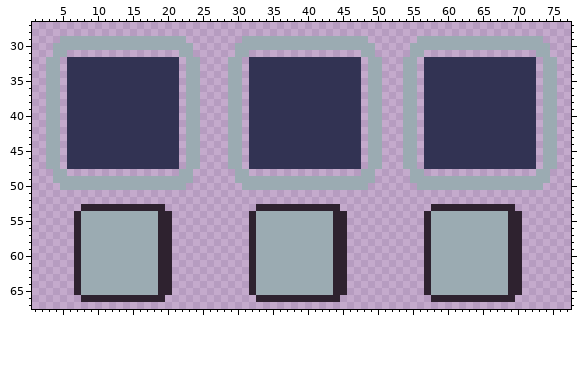
One commit to this sprite sheet: gmtk2024/sprites/ui/spell selection.png. The picture above is the old version.
The file is 80x80 pixels. Shown: x 1..77, y 27..67.
After:
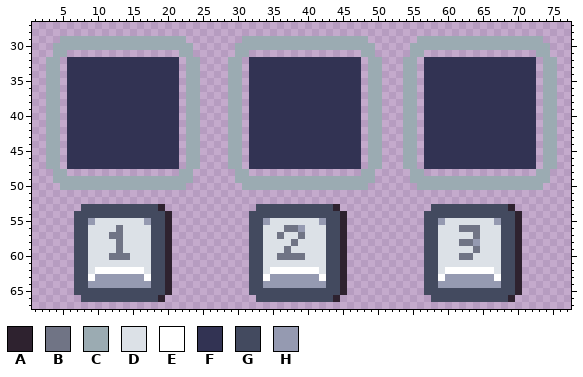
Palette (. is transparent): A #2e222f  B #707485  C #9babb2  D #dce1e7  E #ffffff  F #323353  G #434a5f  H #959ab1
Changes in this commit:
@@ x 1..77 @@
 52 .............................................................................
-53 .......AAAAAAAAAAAA.............AAAAAAAAAAAA.............AAAAAAAAAAAA........
-54 ......ACCCCCCCCCCCAA...........ACCCCCCCCCCCAA...........ACCCCCCCCCCCAA.......
-55 ......ACCCCCCCCCCCAA...........ACCCCCCCCCCCAA...........ACCCCCCCCCCCAA.......
-56 ......ACCCCCCCCCCCAA...........ACCCCCCCCCCCAA...........ACCCCCCCCCCCAA.......
-57 ......ACCCCCCCCCCCAA...........ACCCCCCCCCCCAA...........ACCCCCCCCCCCAA.......
-58 ......ACCCCCCCCCCCAA...........ACCCCCCCCCCCAA...........ACCCCCCCCCCCAA.......
-59 ......ACCCCCCCCCCCAA...........ACCCCCCCCCCCAA...........ACCCCCCCCCCCAA.......
-60 ......ACCCCCCCCCCCAA...........ACCCCCCCCCCCAA...........ACCCCCCCCCCCAA.......
-61 ......ACCCCCCCCCCCAA...........ACCCCCCCCCCCAA...........ACCCCCCCCCCCAA.......
-62 ......ACCCCCCCCCCCAA...........ACCCCCCCCCCCAA...........ACCCCCCCCCCCAA.......
-63 ......ACCCCCCCCCCCAA...........ACCCCCCCCCCCAA...........ACCCCCCCCCCCAA.......
-64 ......ACCCCCCCCCCCAA...........ACCCCCCCCCCCAA...........ACCCCCCCCCCCAA.......
-65 ......ACCCCCCCCCCCAA...........ACCCCCCCCCCCAA...........ACCCCCCCCCCCAA.......
-66 .......AAAAAAAAAAAA.............AAAAAAAAAAAA.............AAAAAAAAAAAA........
+53 .......GGGGGGGGGGGA.............GGGGGGGGGGGA.............GGGGGGGGGGGA........
+54 ......GGGGGGGGGGGGGA...........GGGGGGGGGGGGGA...........GGGGGGGGGGGGGA.......
+55 ......GGHDDDDDDDHGGA...........GGHDDDDDDDHGGA...........GGHDDDDDDDHGGA.......
+56 ......GGDDDDBDDDDGGA...........GGDDDBBHDDDGGA...........GGDDDBBBDDDGGA.......
+57 ......GGDDDBBDDDDGGA...........GGDDBDDBDDDGGA...........GGDDDDDBDDDGGA.......
+58 ......GGDDDDBDDDDGGA...........GGDDDDBDDDDGGA...........GGDDDBBHDDDGGA.......
+59 ......GGDDDDBDDDDGGA...........GGDDDBDDDDDGGA...........GGDDDDDBDDDGGA.......
+60 ......GGDDDBBBDDDGGA...........GGDDBBBBDDDGGA...........GGDDDBBDDDDGGA.......
+61 ......GGDDDDDDDDDGGA...........GGDDDDDDDDDGGA...........GGDDDDDDDDDGGA.......
+62 ......GGDEEEEEEEDGGA...........GGDEEEEEEEDGGA...........GGDEEEEEEEDGGA.......
+63 ......GGEHHHHHHHEGGA...........GGEHHHHHHHEGGA...........GGEHHHHHHHEGGA.......
+64 ......GGHHHHHHHHHGGA...........GGHHHHHHHHHGGA...........GGHHHHHHHHHGGA.......
+65 ......GGGGGGGGGGGGGA...........GGGGGGGGGGGGGA...........GGGGGGGGGGGGGA.......
+66 .......GGGGGGGGGGGA.............GGGGGGGGGGGA.............GGGGGGGGGGGA........
 67 .............................................................................
Changed places in both pictures, as pixel boxes (x1, y1, x2, y2):
changed: (74, 204, 165, 302)
changed: (249, 204, 340, 302)
changed: (424, 204, 515, 302)
